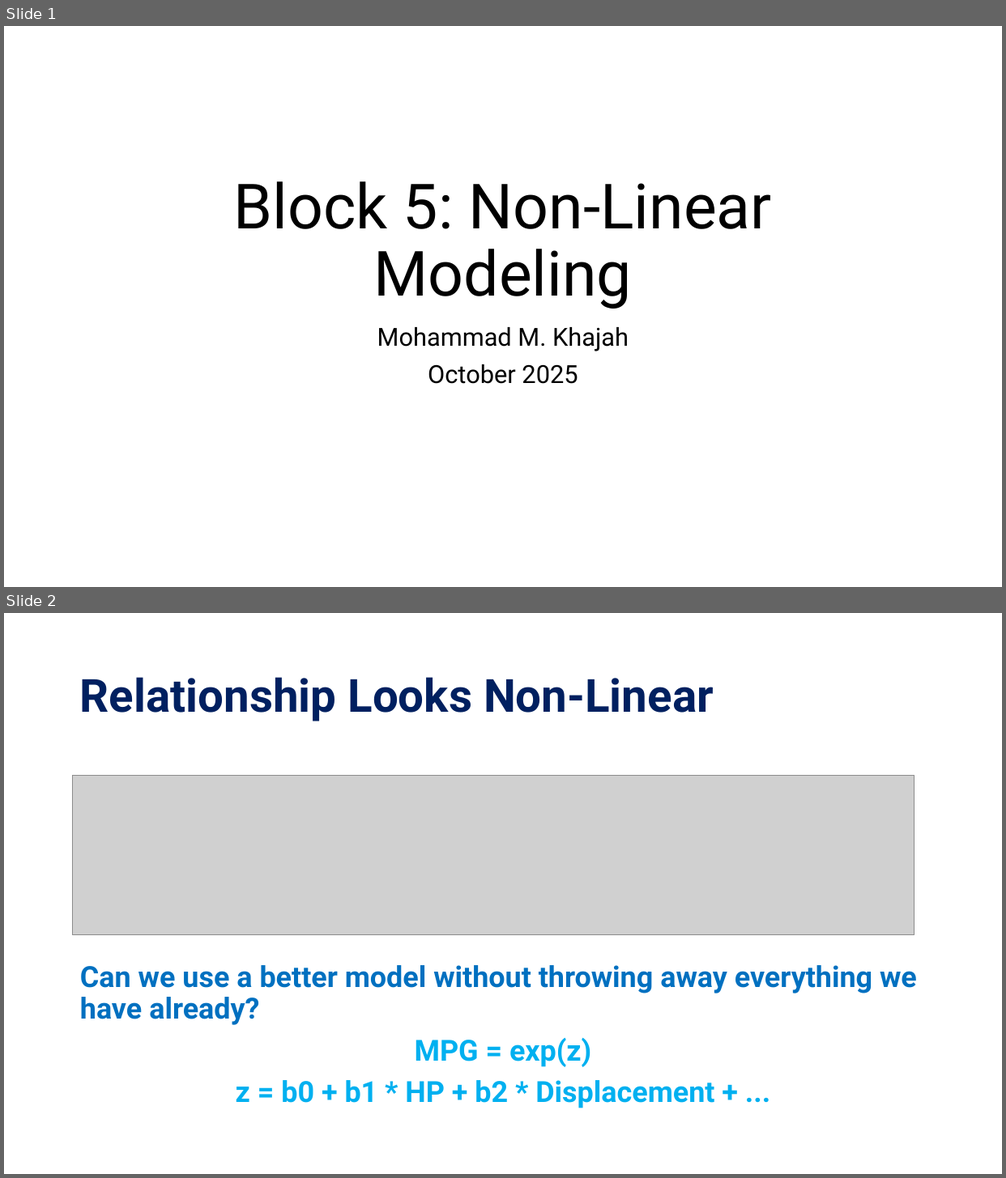
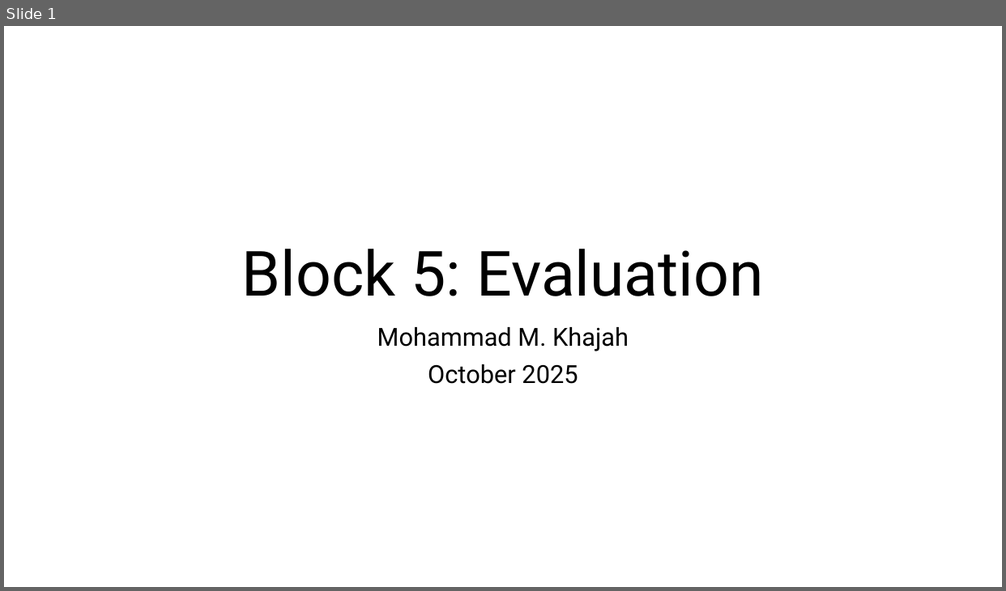
Before and after one commit to KISRDevelopment/python-ml-2025, a slide deck: slides/block5.pptx. Shown one above the other, each under a label of ours: slides 1 and 2 before the commit, slide 1 after it. The pictures are 1006x1178 and 1006x591 pixels, drawn with LibreOffice and Linux fonts; fonts in the diff are those of the drawing; grey boxes stand for pictures. Boxes give left, top, right and bottom in pixels: in the first picture for what was removed or moved away, otherwise in the second. Text is boxed around its words. In the diff, an @@ line names an element or a change of style, - is before the commit and + after.

Commit message:
complete evaluation block

```diff
--- a/slides/block5.pptx
+++ b/slides/block5.pptx
@@ slide 2 removed at (4,613,1002,1174), background #FFFFFF @@
@@ title removed at (80,677,714,722) @@
-Relationship Looks Non-Linear
@@ picture removed at (73,776,915,935) @@
@@ text removed at (80,965,917,1109) @@
-Can we use a better model without throwing away everything we have already?
-MPG = exp(z)
-z = b0 + b1 * HP + b2 * Displacement + ...
@@ slide 1 changed as well @@
@@ title at (242,249,764,297): text changed @@
-Block 5: Non-Linear Modeling
+Block 5: Evaluation
```
Also in this commit, not shown: 1 other slide changed, 3 slides added, 3 other slides removed, 4 other files.
